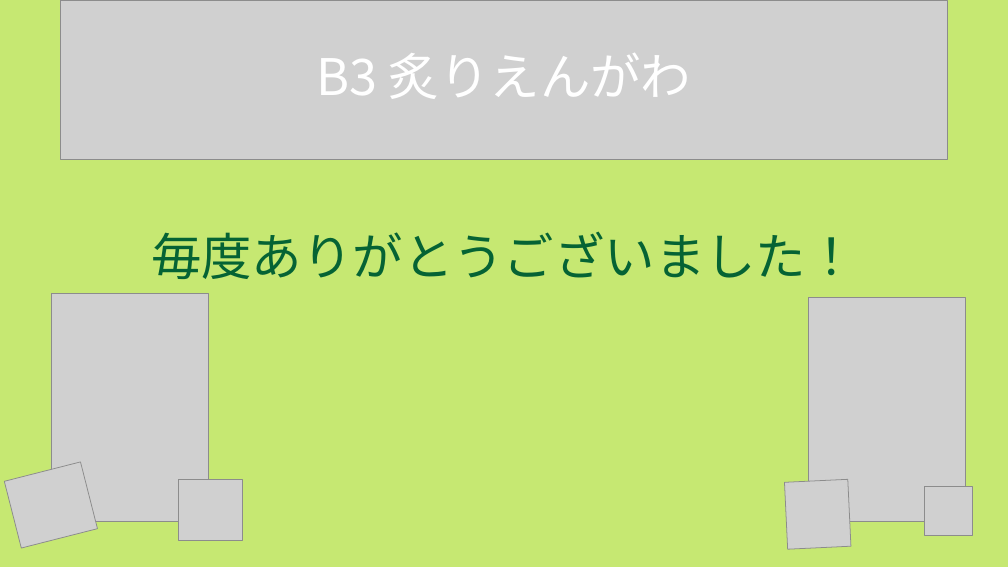
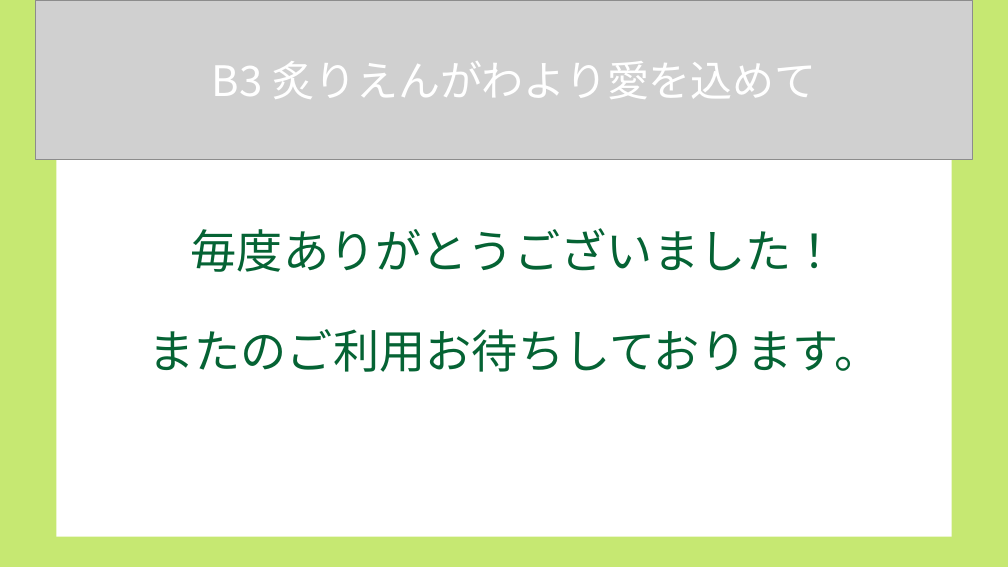
Before and after one commit to dojo2022/B-3, a slide deck: slide 17 of doc/B3炙りえんがわ_成果発表会資料.pptx (slide 20 before the commit). Drawn at 1008x567 pixels with LibreOffice and Linux fonts; fonts in the diff are those of the drawing; grey boxes stand for pictures. Boxes give left, top, right and bottom in pixels: in the first picture for what was removed or moved away, otherwise in the second. Text is boxed around its words. In the diff, an @@ line names an element or a change of style, - is before the commit and + after.

```diff
--- a/doc/B3炙りえんがわ_成果発表会資料.pptx
+++ b/doc/B3炙りえんがわ_成果発表会資料.pptx
@@ picture: place and size @@
-picture at <box>60,0,948,160</box>
+picture at <box>35,0,972,160</box>
@@ rectangle added at <box>57,20,952,537</box>, fill #FFFFFF @@
@@ subtitle at <box>212,61,817,99</box>: text changed; size 48 to 40 pt @@
-B3 炙りえんがわ
+B3 炙りえんがわより愛を込めて
@@ title at <box>148,228,880,372</box>: text changed; size 48 to 44 pt @@
-毎度ありがとうございました！
+毎度ありがとうございました！
+またのご利用お待ちしております。
@@ picture removed at <box>51,293,208,522</box> @@
@@ picture removed at <box>808,297,966,522</box> @@
@@ picture removed at <box>4,462,97,548</box> @@
@@ picture removed at <box>178,479,243,541</box> @@
@@ picture removed at <box>785,479,852,550</box> @@
@@ picture removed at <box>924,487,972,536</box> @@
```
Also in this commit, not shown: 13 other slides changed, 3 slides added, 6 slides removed.
